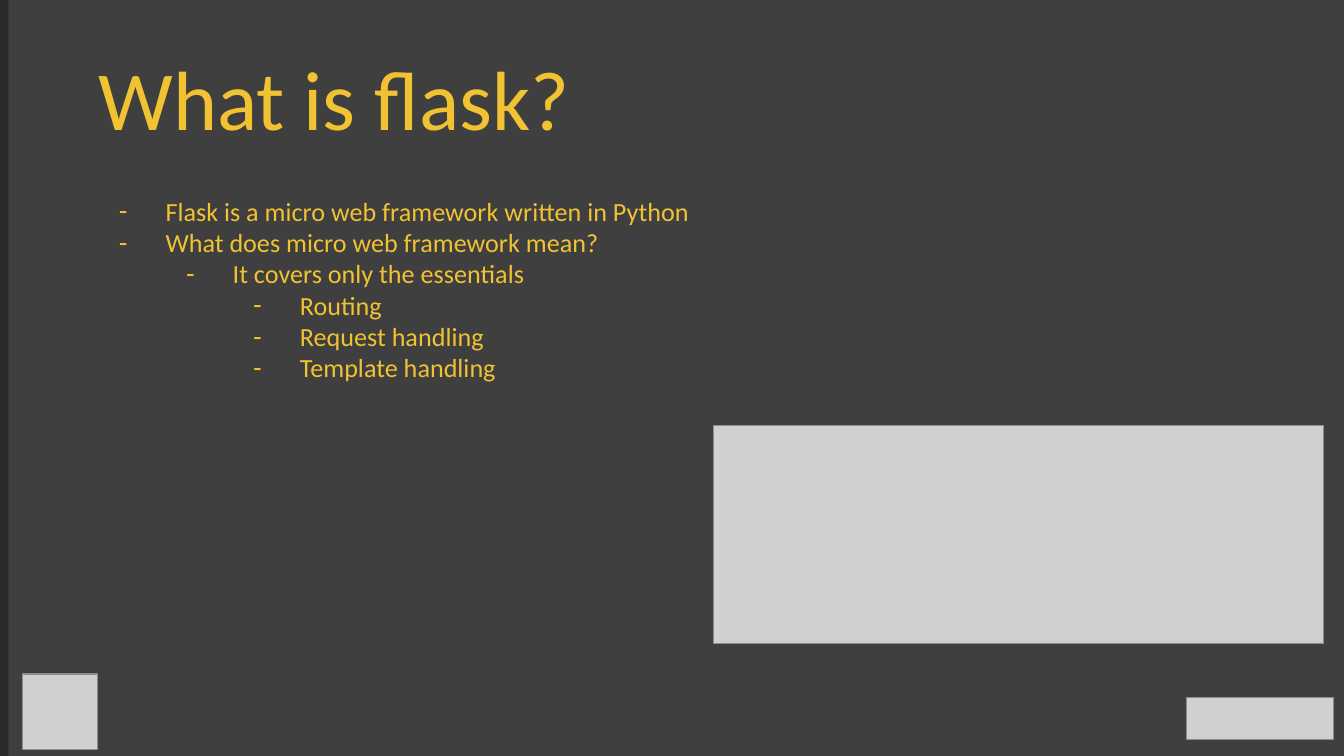
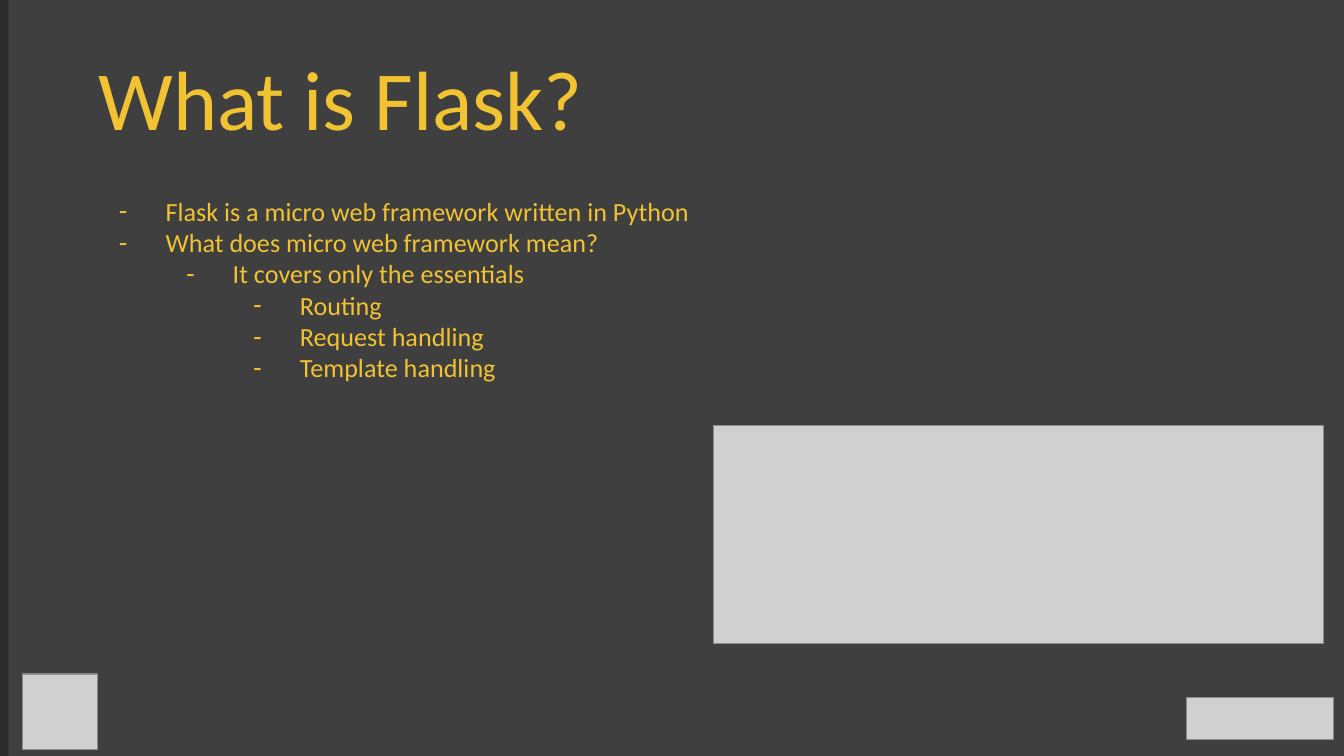
Before and after one commit to AmundJorgensen00/Practice-Flask-2.0, a slide deck: slide 5 of Introduction_to_Flask_EN.pptx. Drawn at 1344x756 pixels with LibreOffice and Linux fonts; fonts in the diff are those of the drawing; grey boxes stand for pictures; background and template pictures are left out; a plain dark background stands for a picture behind light text. Boxes give left, top, right and bottom in pixels: in the first picture for what was removed or moved away, otherwise in the second. Text is boxed around its words. In the diff, an @@ line names an element or a change of style, - is before the commit and + after.

```diff
--- a/Introduction_to_Flask_EN.pptx
+++ b/Introduction_to_Flask_EN.pptx
@@ text at (98, 71, 583, 131): text changed @@
-What is flask?
+What is Flask?
```
Also in this commit, not shown: 9 other slides changed.
